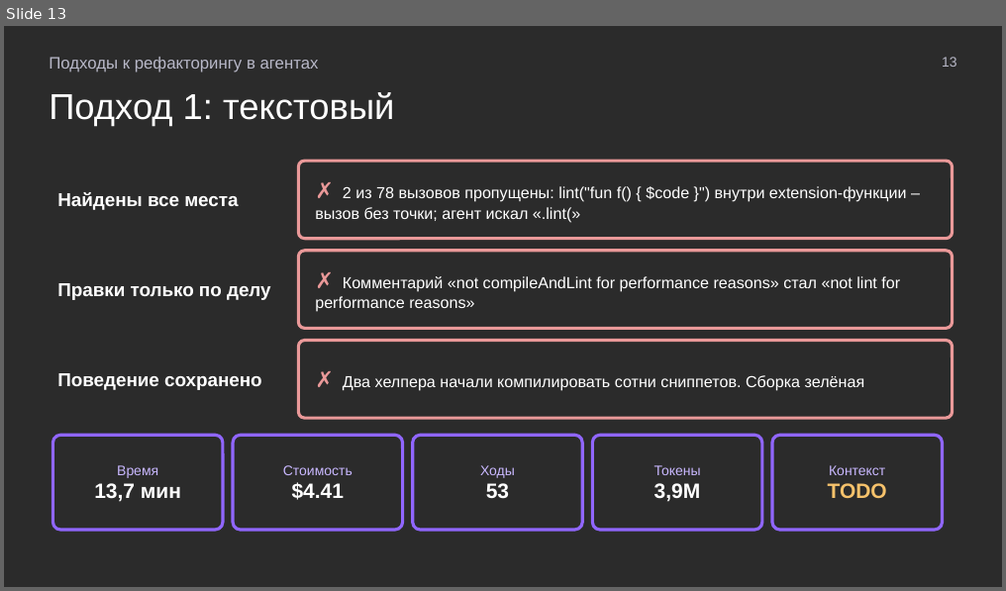
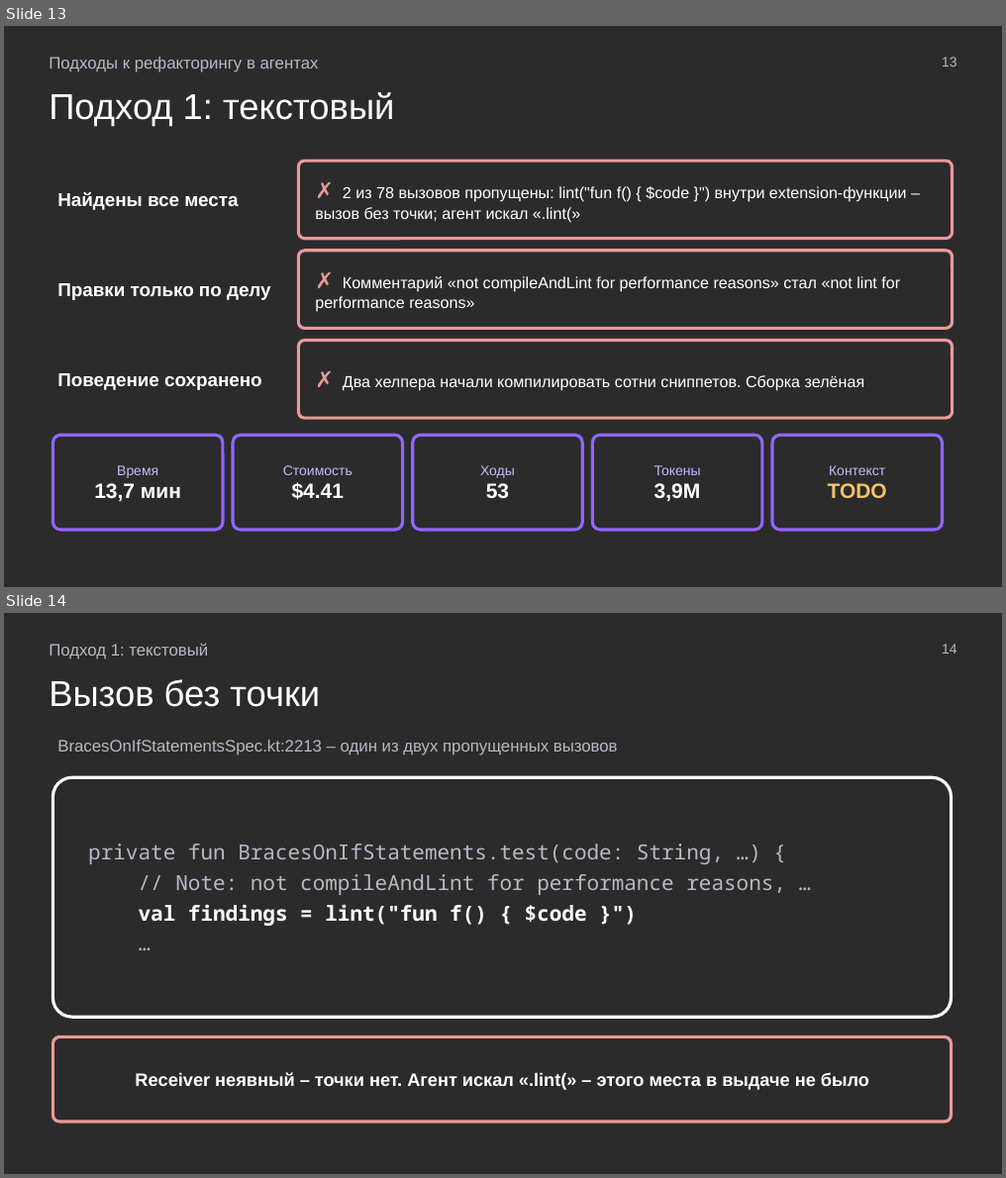
Before and after one commit to MchKosticyn/ide-refactoring-in-ai-agents, a slide deck: Доклад_ Рефакторинг в ИИ-агентах.pptx. Shown one above the other, each under a label of ours: slide 13 before the commit, slides 13 and 14 after it. The pictures are 1006x591 and 1006x1178 pixels, drawn with LibreOffice and Linux fonts; fonts in the diff are those of the drawing; background and template pictures are left out; a plain dark background stands for a picture behind light text. Boxes give left, top, right and bottom in pixels: in the first picture for what was removed or moved away, otherwise in the second. Text is boxed around its words. In the diff, an @@ line names an element or a change of style, - is before the commit and + after.

```diff
--- a/Доклад_ Рефакторинг в ИИ-агентах.pptx
+++ b/Доклад_ Рефакторинг в ИИ-агентах.pptx
@@ slide 14 added at (x1=4, y1=613, x2=1002, y2=1174), background picture (left out) @@
@@ text added at (x1=49, y1=643, x2=208, y2=659), 12 pt, text #B8B8C8 @@
+Подход 1: текстовый
@@ text added at (x1=942, y1=644, x2=957, y2=654), 10 pt, text #B8B8C8 @@
+14
@@ text added at (x1=49, y1=679, x2=320, y2=707), 26 pt, text #FFFFFF @@
+Вызов без точки
@@ text added at (x1=57, y1=740, x2=618, y2=756), 12 pt, text #B8B8C8 @@
+BracesOnIfStatementsSpec.kt:2213 – один из двух пропущенных вызовов
@@ rounded rectangle added at (x1=53, y1=777, x2=951, y2=1017), outline #FFFFFF 2.25 pt, 15 pt, text #B8B8C8 @@
+private fun BracesOnIfStatements.test(code: String, …) {
+// Note: not compileAndLint for performance reasons, …
+val findings = lint("fun f() { $code }")
+…
@@ rounded rectangle added at (x1=53, y1=1037, x2=951, y2=1122), outline #EA9999 2.25 pt, 13 pt, text #FFFFFF, bold @@
+Receiver неявный – точки нет. Агент искал «.lint(» – этого места в выдаче не было
```
Also in this commit, not shown: 23 slides changed, 4 other slides added, 2 slides removed, 9 other files.
